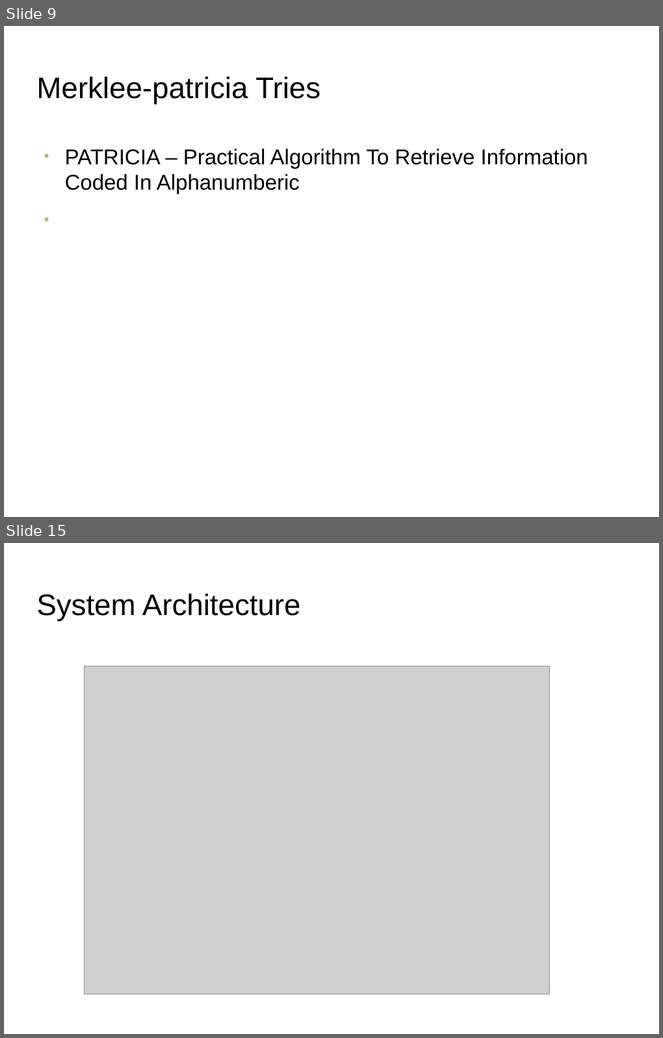
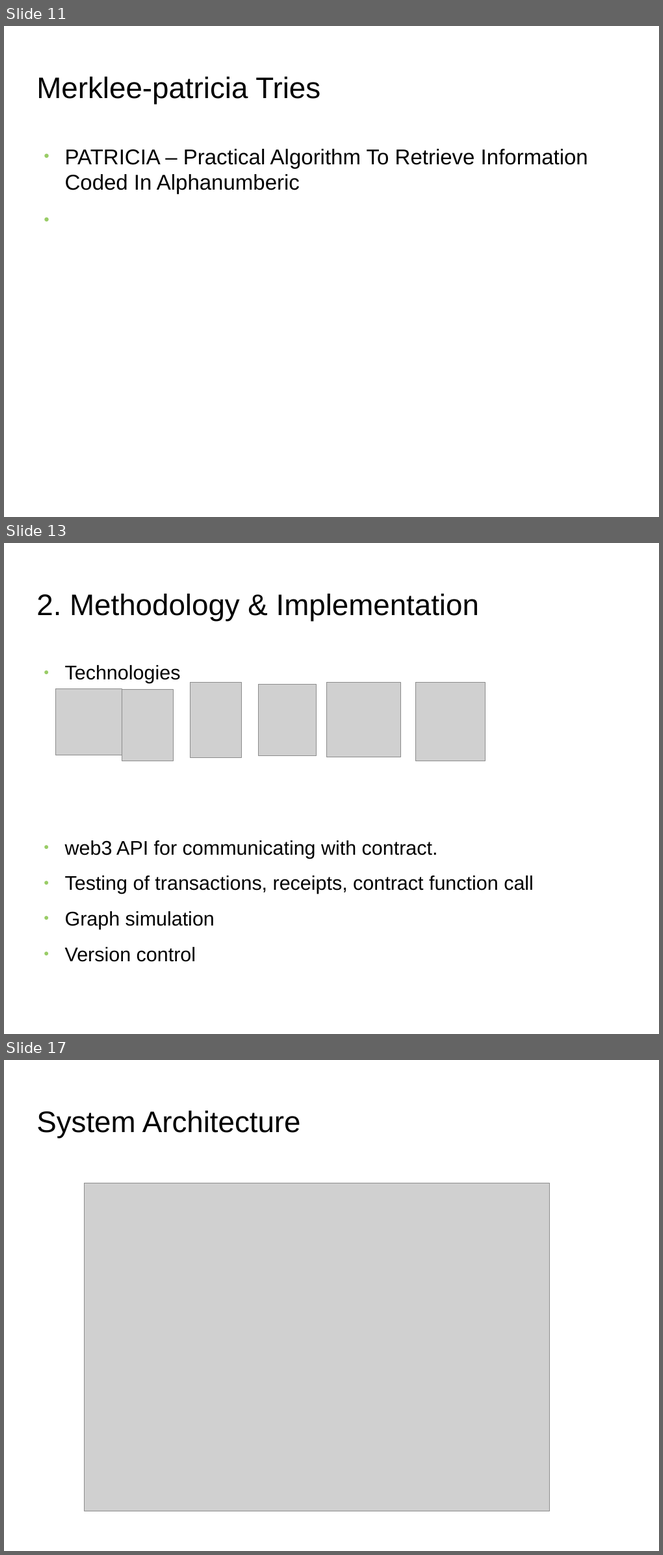
Before and after one commit to s2-t2/blockchain_reputation_system, a slide deck: documents/Presentation/Presentation.odp. Shown one above the other, each under a label of ours: slides 9 and 15 before the commit, slides 11, 13 and 17 after it; the slides between them are not shown. The pictures are 663x1038 and 663x1555 pixels, drawn with LibreOffice and Linux fonts; fonts in the diff are those of the drawing; grey boxes stand for pictures; background and template pictures are left out. Boxes give left, top, right and bottom in pixels: in the first picture for what was removed or moved away, otherwise in the second. Text is boxed around its words. In the diff, an @@ line names an element or a change of style, - is before the commit and + after.

```diff
--- a/documents/Presentation/Presentation.odp
+++ b/documents/Presentation/Presentation.odp
@@ slide 13 added at (4, 543, 659, 1034), background picture (left out) @@
@@ title added at (36, 594, 479, 622), 36 pt, text #000000 @@
+2. Methodology & Implementation
@@ text added at (65, 665, 534, 962), 24.1 pt, text #000000 @@
+● Technologies
+● web3 API for communicating with contract.
+● Testing of transactions, receipts, contract function call
+● Graph simulation
+● Version control
@@ picture added at (56, 689, 122, 756) @@
@@ picture added at (122, 689, 174, 761) @@
@@ picture added at (190, 682, 242, 757) @@
@@ picture added at (259, 685, 317, 756) @@
@@ picture added at (327, 683, 401, 757) @@
@@ picture added at (416, 683, 485, 761) @@
@@ what was slide 9 is now slide 11 @@
@@ what was slide 15 is now slide 17 @@
```
Also in this commit, not shown: 7 slides changed, 7 other slides added, 6 slides removed, 8 other files.
